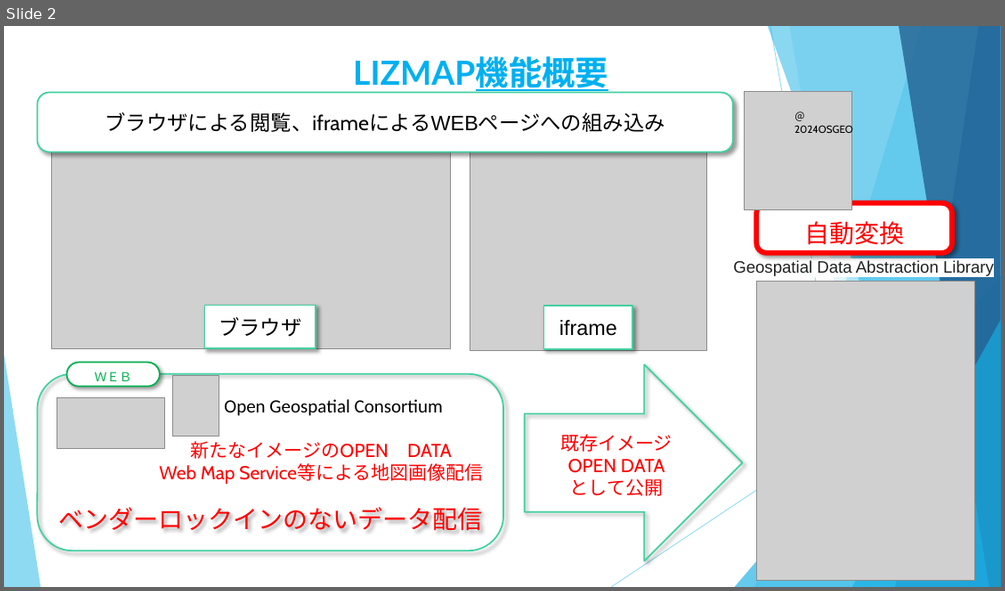
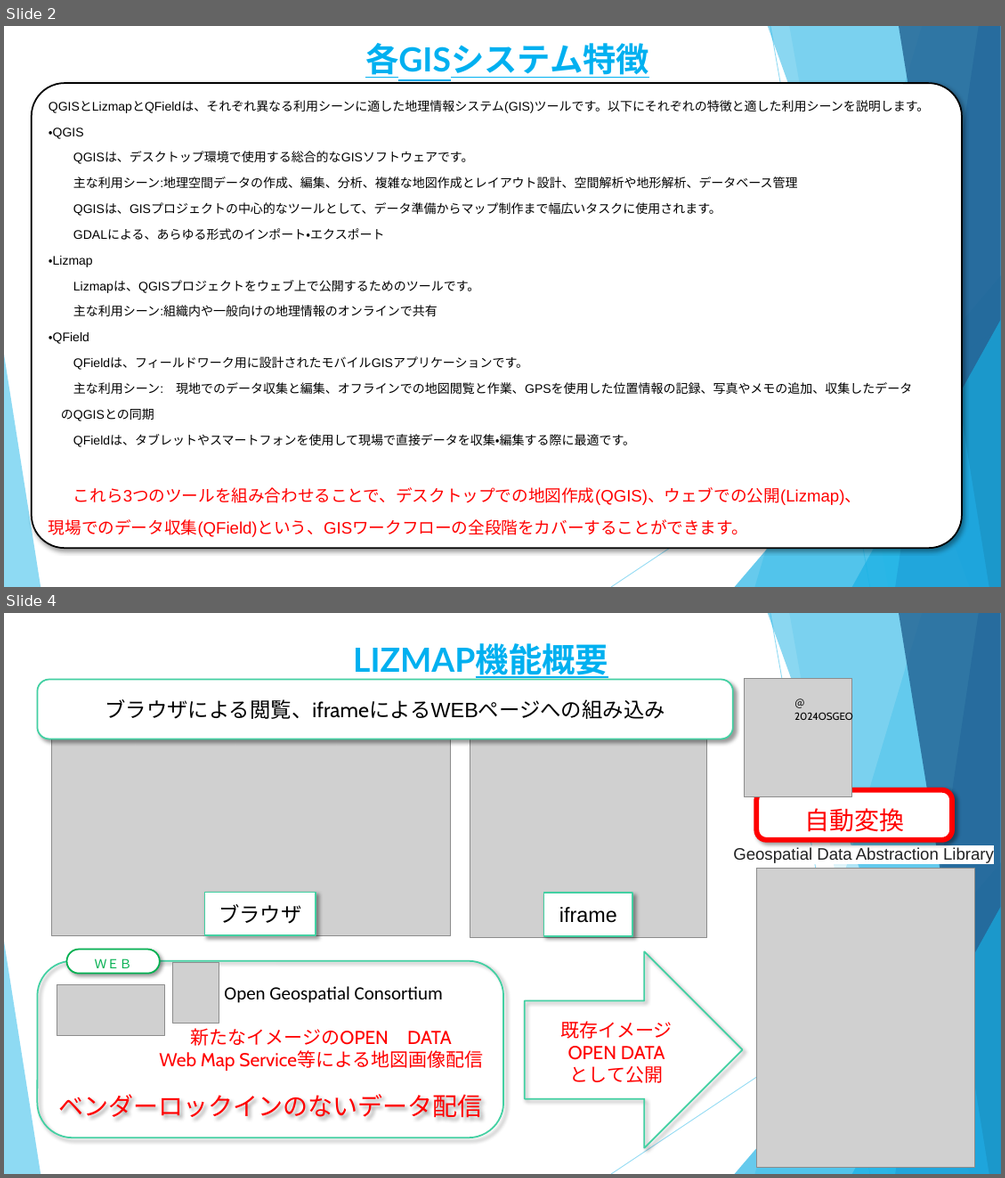
Before and after one commit to yamamoto-ryuzo/portal, a slide deck: パワーポイント/QGISのソリューション.pptx. Shown one above the other, each under a label of ours: slide 2 before the commit, slides 2 and 4 after it; the slides between them are not shown. The pictures are 1005x591 and 1005x1178 pixels, drawn with LibreOffice and Linux fonts; fonts in the diff are those of the drawing; grey boxes stand for pictures. Boxes give left, top, right and bottom in pixels: in the first picture for what was removed or moved away, otherwise in the second. Text is boxed around its words. In the diff, an @@ line names an element or a change of style, - is before the commit and + after.

```diff
--- a/パワーポイント/QGISのソリューション.pptx
+++ b/パワーポイント/QGISのソリューション.pptx
@@ slide 2 added at (x1=4, y1=26, x2=1001, y2=587), background #FFFFFF; not listed: 10 template elements that a slide beside it also shows @@
@@ text added at (x1=365, y1=43, x2=649, y2=81), 32 pt, text #00B0F0, bold, underline @@
+各GISシステム特徴
@@ rounded rectangle added at (x1=32, y1=83, x2=962, y2=548), fill #FFFFFF, outline #000000 1.5 pt, 12 pt, text #000000 @@
+QGISとLizmapとQFieldは、それぞれ異なる利用シーンに適した地理情報システム(GIS)ツールです。以下にそれぞれの特徴と適した利用シーンを説明します。
+・QGIS
+QGISは、デスクトップ環境で使用する総合的なGISソフトウェアです。
+主な利用シーン:地理空間データの作成、編集、分析、複雑な地図作成とレイアウト設計、空間解析や地形解析、データベース管理
+QGISは、GISプロジェクトの中心的なツールとして、データ準備からマップ制作まで幅広いタスクに使用されます。
+GDALによる、あらゆる形式のインポート・エクスポート
+・Lizmap
+Lizmapは、QGISプロジェクトをウェブ上で公開するためのツールです。
+主な利用シーン:組織内や一般向けの地理情報のオンラインで共有
+・QField
+QFieldは、フィールドワーク用に設計されたモバイルGISアプリケーションです。
+主な利用シーン: 現地でのデータ収集と編集、オフラインでの地図閲覧と作業、GPSを使用した位置情報の記録、写真やメモの追加、収集したデータ
+のQGISとの同期
+QFieldは、タブレットやスマートフォンを使用して現場で直接データを収集・編集する際に最適です。
+これら3つのツールを組み合わせることで、デスクトップでの地図作成(QGIS)、ウェブでの公開(Lizmap)、
+現場でのデータ収集(QField)という、GISワークフローの全段階をカバーすることができます。
@@ what was slide 2 is now slide 4 @@
```
Also in this commit, not shown: 1 slide changed, 1 other slide added, 1 other file.
